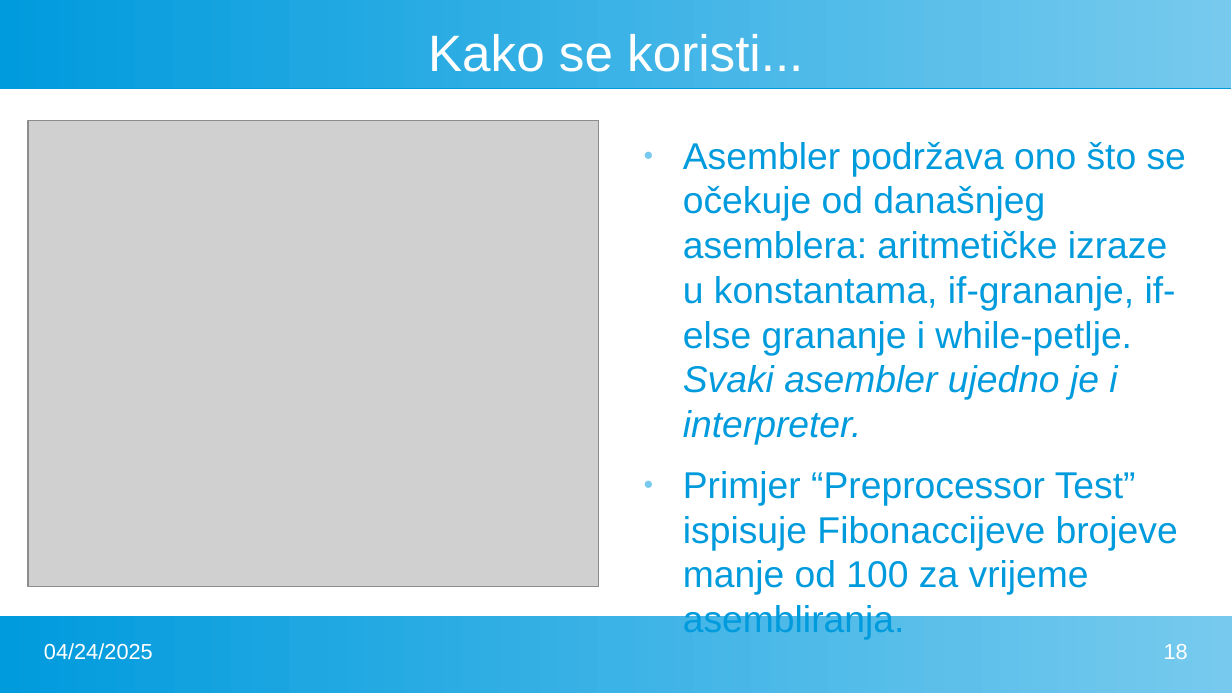
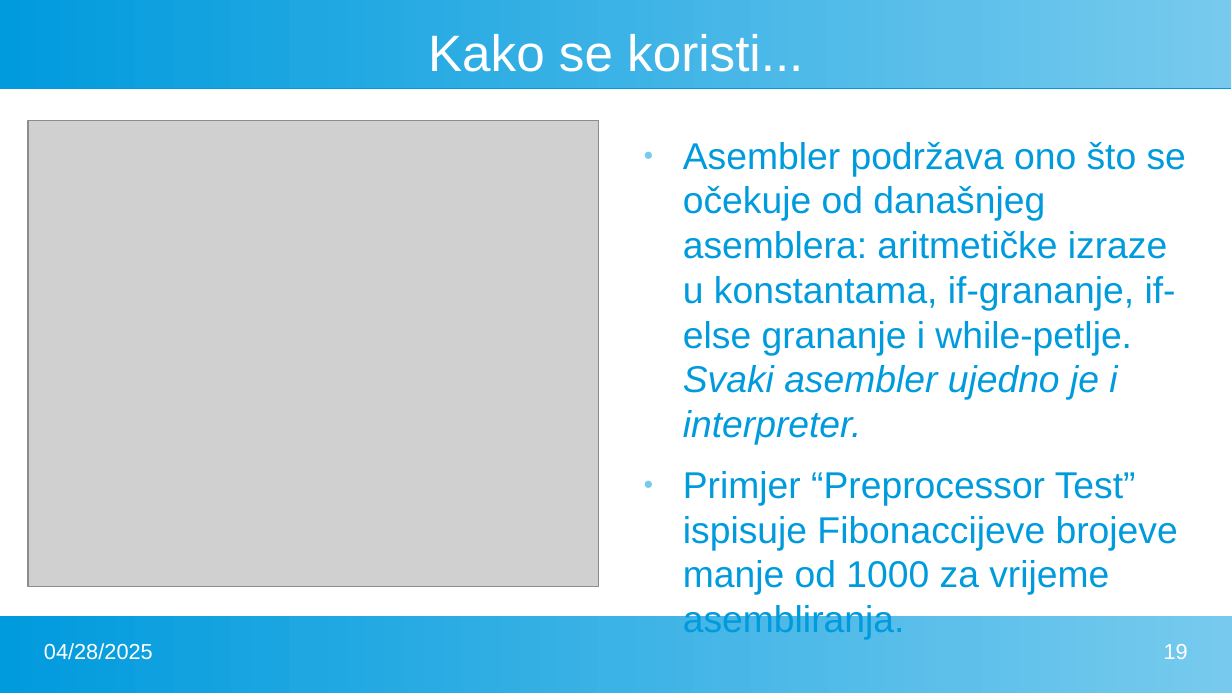
Before and after one commit to FlatAssembler/PicoBlaze_Simulator_in_JS, a slide deck: slide 19 of seminar/PicoBlaze.pptx (slide 18 before the commit). Drawn at 1232x693 pixels with LibreOffice and Linux fonts; fonts in the diff are those of the drawing; grey boxes stand for pictures. Boxes give left, top, right and bottom in pixels: in the first picture for what was removed or moved away, otherwise in the second. Text is boxed around its words. In the diff, an @@ line names an element or a change of style, - is before the commit and + after.

```diff
--- a/seminar/PicoBlaze.pptx
+++ b/seminar/PicoBlaze.pptx
@@ text at [683, 471, 1178, 595]: text changed @@
-● Primjer “Preprocessor Test” ispisuje Fibonaccijeve brojeve manje od 100 za vrijeme asembliranja.
+● Primjer “Preprocessor Test” ispisuje Fibonaccijeve brojeve manje od 1000 za vrijeme asembliranja.
@@ text at [44, 643, 153, 660]: text changed @@
-04/24/2025
+04/28/2025
@@ page number at [1164, 644, 1188, 659]: text changed @@
-18
+19
```
Also in this commit, not shown: 25 other slides changed, 1 slide added, 1 other file.
